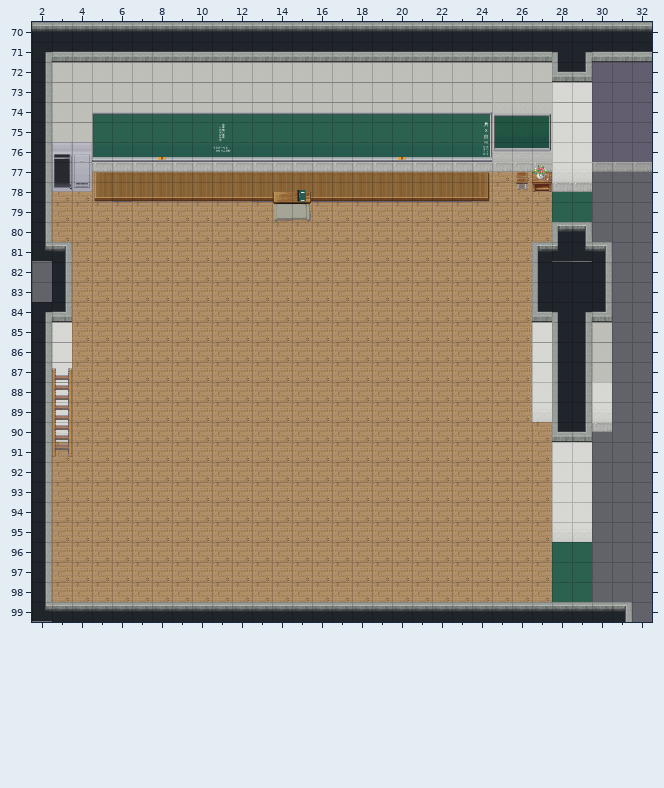
A Tiled map gets an edit: simulator/win32/res/tmx/class.tmx. The picture above is the old version.
Cells are 32x32 px. Shown: x 2..32, y 70..99.
The result:
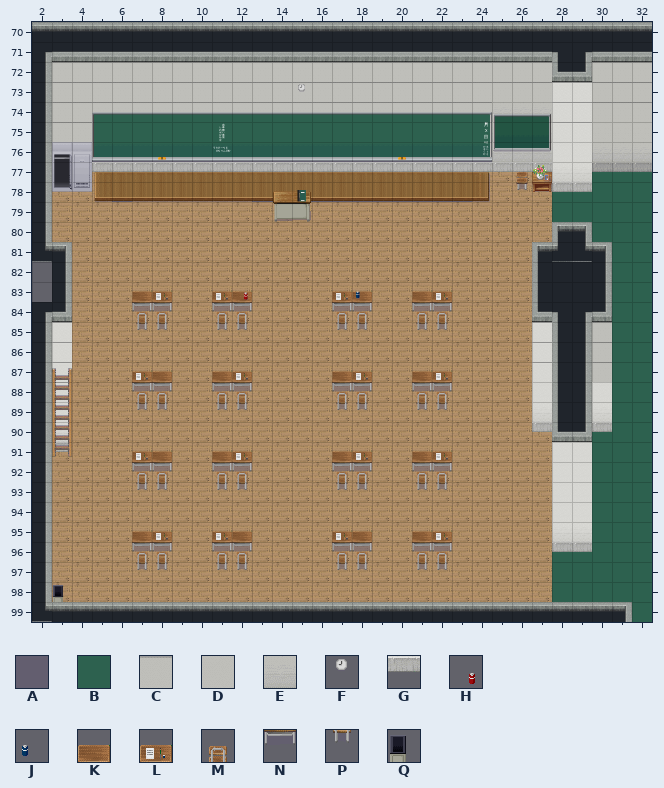
Key: from "tiles-gakuen-001": A 0, B 6, C 8, D 16, E 24, F 31, G 33, H 40, J 43, K 48, L 49, M 53, N 56, P 61, Q 69.
_ is an empty cell, # one hidden under a higher layer, . an unchanged one.
Tiles of an added or newly shown layer are drawn over the layers below it.
See-through tiles are keyed as they look on the map.
Diff:
--- layer "wall_tiles-gakuen-001"
@@ x 28..32 @@
- 77 ..___
- 78 ..___
- 79 ..___
- 80 ..___
- 81 ...__
- 82 ...__
- 83 ...__
- 84 ...__
- 85 ...__
- 86 ...__
- 87 ...__
- 88 ...__
- 89 ...__
- 90 ..G__
- 91 ..___
- 92 ..___
- 93 ..___
- 94 ..___
- 95 ..___
- 96 ##___
- 97 ..___
- 98 ..___
- 99 ...._
+ 77 ..BBB
+ 78 ..BBB
+ 79 ..BBB
+ 80 ..BBB
+ 81 ...BB
+ 82 ...BB
+ 83 ...BB
+ 84 ...BB
+ 85 ...BB
+ 86 ...BB
+ 87 ...BB
+ 88 ...BB
+ 89 ...BB
+ 90 ..BBB
+ 91 ..BBB
+ 92 ..BBB
+ 93 ..BBB
+ 94 ..BBB
+ 95 ..BBB
+ 96 BBBBB
+ 97 ..BBB
+ 98 ..BBB
+ 99 ....B
--- layer "wall_053-Wall01"
@@ x 28..29 @@
- 96 BB
+ 96 __
--- layer "wall_tiles-gakuen-001 #2" (added)
@@ x 3..30 @@
- 90 ........................_.._
- 91 _...........................
+ 90 ........................G..G
+ 91 G...........................
@@ x 28..29 @@
- 96 __
+ 96 GG
--- layer "thing1_tiles-gakuen-001"
@@ x 15..32 @@
- 72 ...............AAA
- 73 _..............AAA
- 74 ...............AAA
- 75 ...............AAA
- 76 ...............AAA
+ 72 ...............CCC
+ 73 F..............CCC
+ 74 ...............CCC
+ 75 ...............DDD
+ 76 ...............EEE
--- layer "thing3_tiles-gakuen-001"
@@ x 3..3 @@
- 98 _
+ 98 Q
--- layer "desk_tiles-gakuen-001" (added)
@@ x 7..22 @@
- 83 __..__....__..__
- 84 __..__....__..__
+ 83 KL..LK....LK..KL
+ 84 NN..NN....NN..NN
@@ x 7..22 @@
- 87 __..__....__..__
- 88 __..__....__..__
+ 87 LK..KL....KL..KL
+ 88 NN..NN....NN..NN
@@ x 7..22 @@
- 91 __..__....__..__
- 92 __..__....__..__
+ 91 LK..KL....KL..KL
+ 92 NN..NN....NN..NN
@@ x 7..22 @@
- 95 __..__....__..__
- 96 __..__....__..__
+ 95 KL..LK....LK..KL
+ 96 NN..NN....NN..NN
--- layer "seat_tiles-gakuen-001" (added)
@@ x 7..22 @@
- 83 ....._....._....
- 84 __..__....__..__
- 85 __..__....__..__
+ 83 .....H.....J....
+ 84 MM..MM....MM..MM
+ 85 PP..PP....PP..PP
@@ x 7..22 @@
- 88 __..__....__..__
- 89 __..__....__..__
+ 88 MM..MM....MM..MM
+ 89 PP..PP....PP..PP
@@ x 7..22 @@
- 92 __..__....__..__
- 93 __..__....__..__
+ 92 MM..MM....MM..MM
+ 93 PP..PP....PP..PP
@@ x 7..22 @@
- 96 __..__....__..__
- 97 __..__....__..__
+ 96 MM..MM....MM..MM
+ 97 PP..PP....PP..PP
